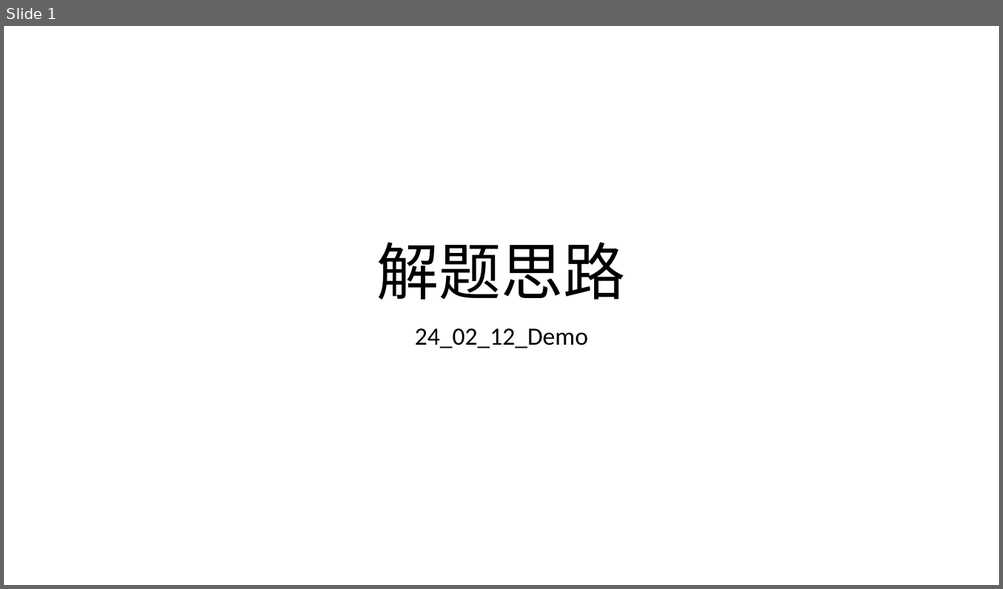
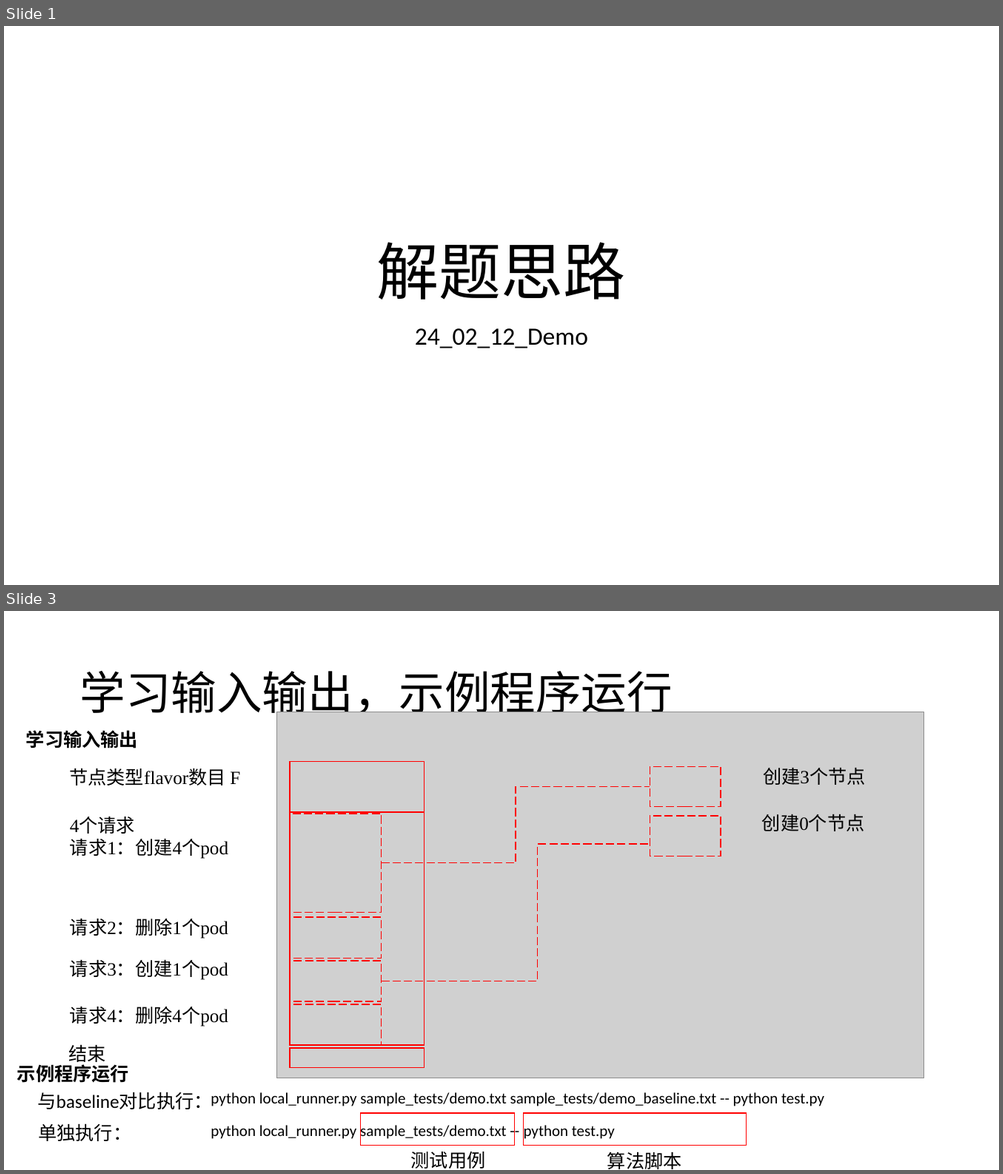
Before and after one commit to HuangDDU/hzy_algorithm, a slide deck: huawei/4_ESC/日志记录.pptx. Shown one above the other, each under a label of ours: slide 1 before the commit, slides 1 and 3 after it; the slides between them are not shown. The pictures are 1003x589 and 1003x1174 pixels, drawn with LibreOffice and Linux fonts; fonts in the diff are those of the drawing; grey boxes stand for pictures. Boxes give left, top, right and bottom in pixels: in the first picture for what was removed or moved away, otherwise in the second. Text is boxed around its words. In the diff, an @@ line names an element or a change of style, - is before the commit and + after.

```diff
--- a/huawei/4_ESC/日志记录.pptx
+++ b/huawei/4_ESC/日志记录.pptx
@@ slide 3 added at [4, 611, 999, 1170], background #FFFFFF @@
@@ title added at [79, 671, 672, 721], 44 pt, text #000000 @@
+学习输入输出，示例程序运行
@@ group added at [26, 712, 923, 1078]: 9 texts, 9 rectangles, 2 elbow lines, 1 picture @@
+节点类型flavor数目 F
+4个请求
+请求1：创建4个pod
+请求2：删除1个pod
+请求3：创建1个pod
+请求4：删除4个pod
+结束
+创建3个节点
+创建0个节点
+学习输入输出
@@ group added at [17, 1062, 824, 1170]: 7 texts, 2 rectangles @@
+python local_runner.py sample_tests/demo.txt sample_tests/demo_baseline.txt -- python test.py
+python local_runner.py sample_tests/demo.txt -- python test.py
+与baseline对比执行：
+单独执行：
+测试用例
+算法脚本
+示例程序运行
```
Also in this commit, not shown: 1 slide changed, 7 other slides added, 55 other files.
